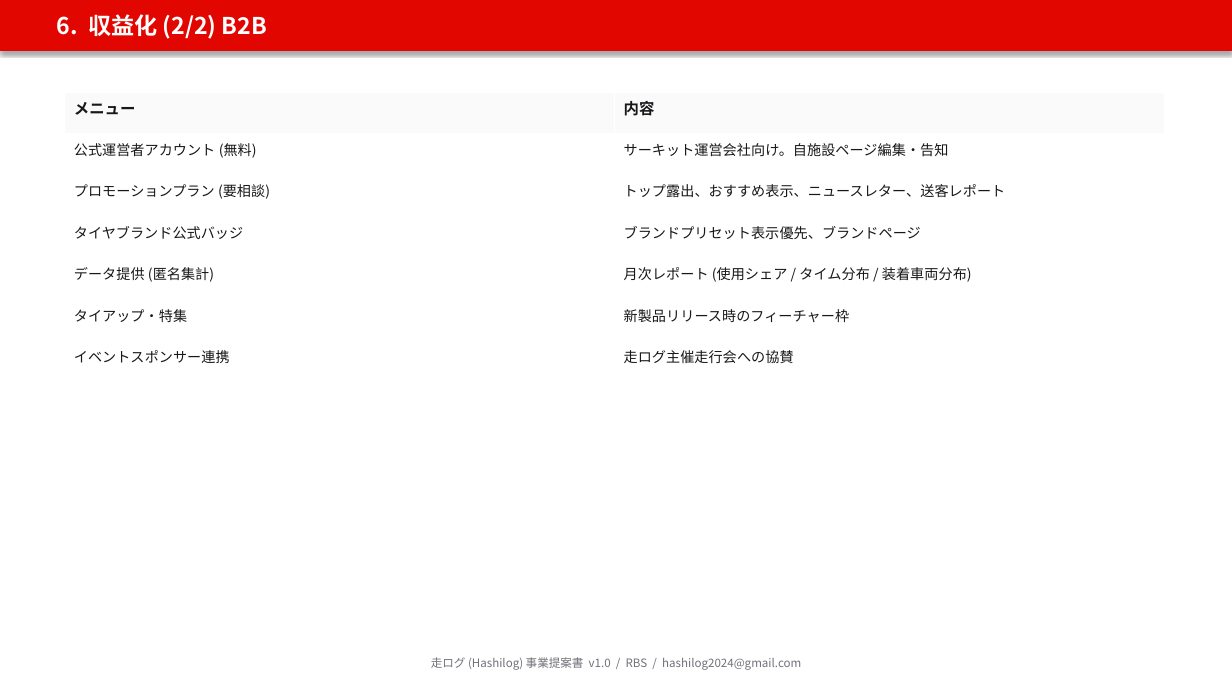
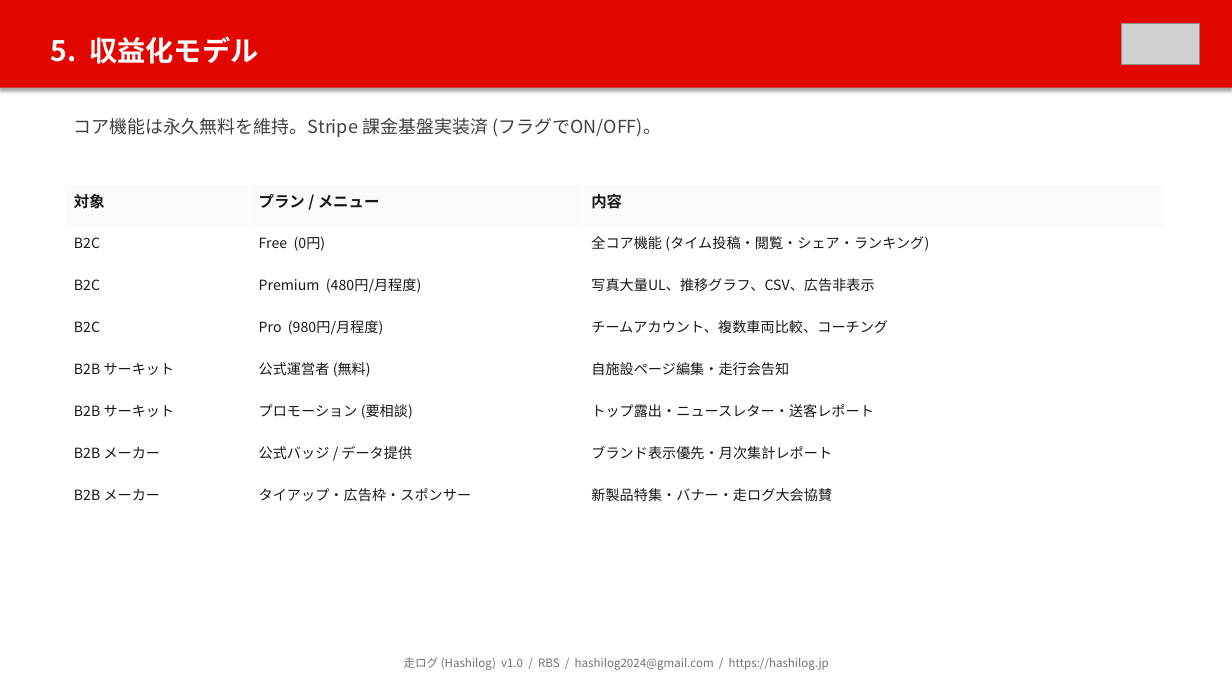
Before and after one commit to amebouzu/hashilog, a slide deck: slide 6 of docs/PROPOSAL.pptx (slide 12 before the commit). Drawn at 1232x693 pixels with LibreOffice and Linux fonts; fonts in the diff are those of the drawing; grey boxes stand for pictures. Boxes give left, top, right and bottom in pixels: in the first picture for what was removed or moved away, otherwise in the second. Text is boxed around its words. In the diff, an @@ line names an element or a change of style, - is before the commit and + after.

```diff
--- a/docs/PROPOSAL.pptx
+++ b/docs/PROPOSAL.pptx
@@ rectangle "5. 収益化モデル": place and size @@
-rectangle "5. 収益化モデル" at bbox=[0, 0, 1232, 51]
+rectangle "5. 収益化モデル" at bbox=[0, 0, 1232, 88]
@@ picture added at bbox=[1121, 23, 1200, 65] @@
@@ text in rectangle at bbox=[51, 36, 258, 64]: text changed; size 18 to 22 pt @@
-6. 収益化 (2/2) B2B
+5. 収益化モデル
@@ text added at bbox=[74, 118, 661, 137], 14 pt, text #3F3F46 @@
+コア機能は永久無料を維持。Stripe 課金基盤実装済 (フラグでON/OFF)。
@@ table at bbox=[65, 185, 1165, 522] @@
-メニュー | 内容
-公式運営者アカウント (無料) | サーキット運営会社向け。自施設ページ編集・告知
-プロモーションプラン (要相談) | トップ露出、おすすめ表示、ニュースレター、送客レポート
-タイヤブランド公式バッジ | ブランドプリセット表示優先、ブランドページ
-データ提供 (匿名集計) | 月次レポート (使用シェア / タイム分布 / 装着車両分布)
-タイアップ・特集 | 新製品リリース時のフィーチャー枠
-イベントスポンサー連携 | 走ログ主催走行会への協賛
+対象 | プラン / メニュー | 内容
+B2C | Free (0円) | 全コア機能 (タイム投稿・閲覧・シェア・ランキング)
+B2C | Premium (480円/月程度) | 写真大量UL、推移グラフ、CSV、広告非表示
+B2C | Pro (980円/月程度) | チームアカウント、複数車両比較、コーチング
+B2B サーキット | 公式運営者 (無料) | 自施設ページ編集・走行会告知
+B2B サーキット | プロモーション (要相談) | トップ露出・ニュースレター・送客レポート
+B2B メーカー | 公式バッジ / データ提供 | ブランド表示優先・月次集計レポート
+B2B メーカー | タイアップ・広告枠・スポンサー | 新製品特集・バナー・走ログ大会協賛
@@ table: place and size @@
-table at bbox=[65, 92, 1165, 384]
+table at bbox=[65, 185, 1165, 522]
@@ text at bbox=[404, 657, 829, 670]: text changed @@
-走ログ (Hashilog) 事業提案書 v1.0 / RBS / hashilog2024@gmail.com
+走ログ (Hashilog) v1.0 / RBS / hashilog2024@gmail.com / https://hashilog.jp
```
Also in this commit, not shown: 9 other slides changed, 9 slides removed, 3 other files.
